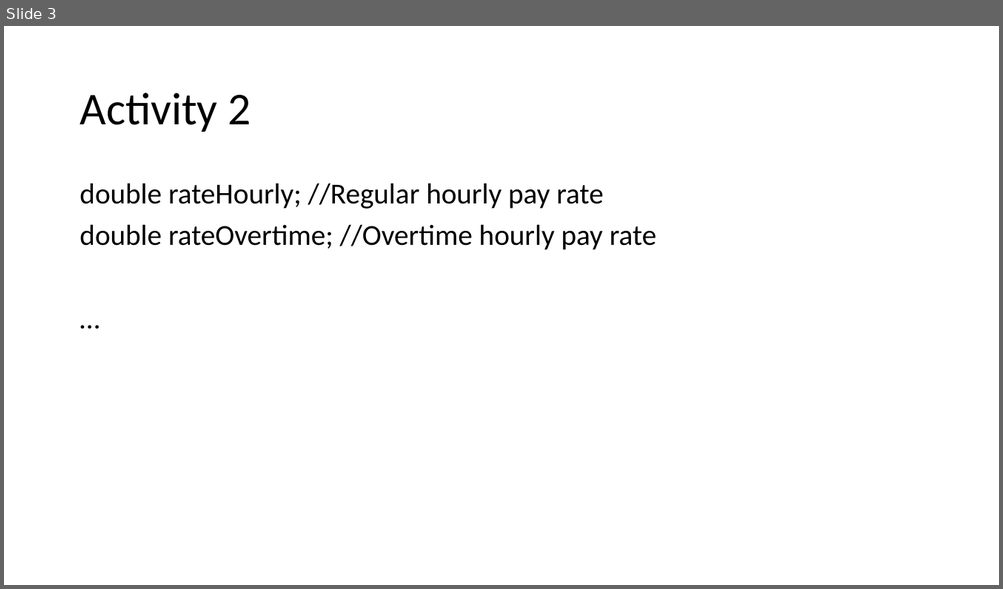
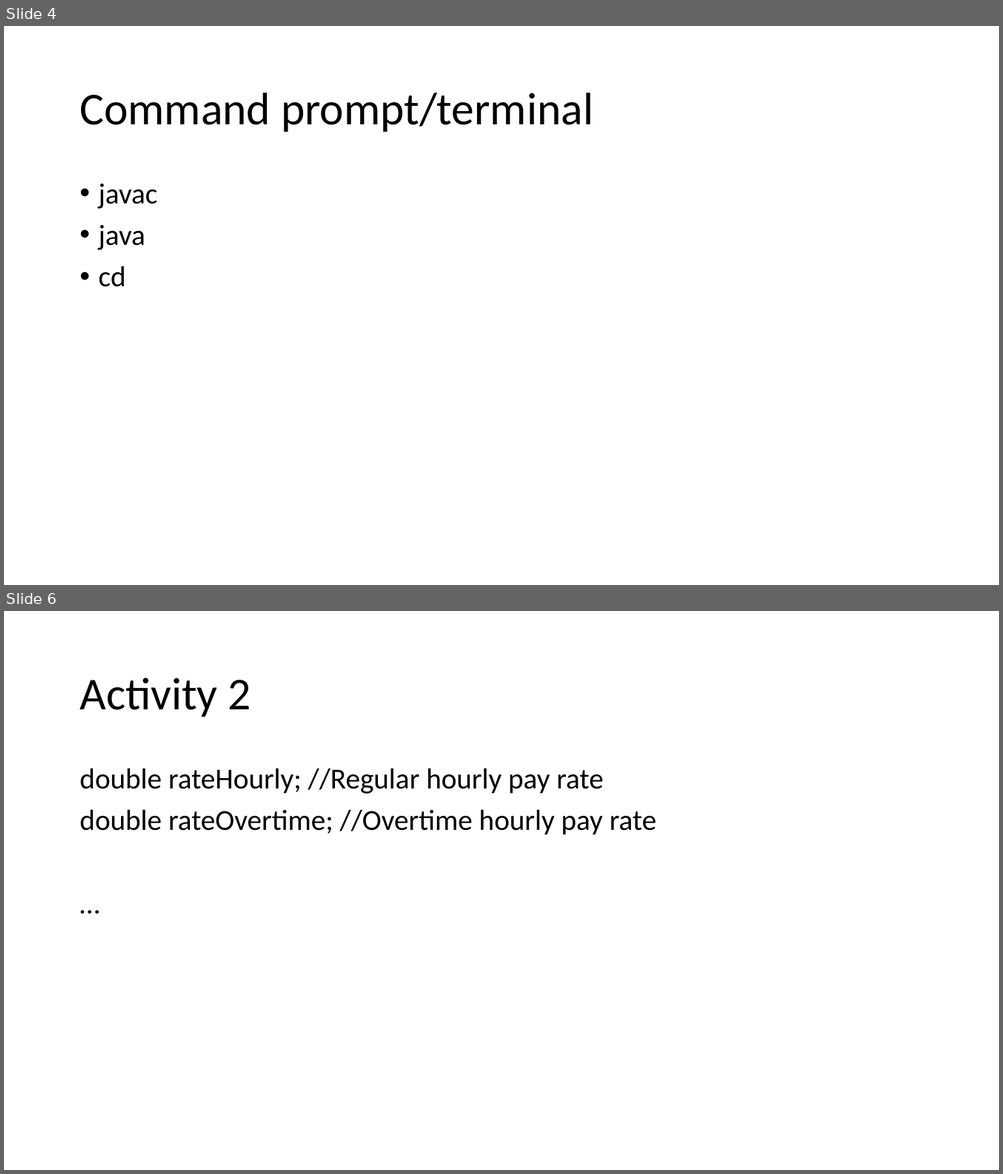
Before and after one commit to kingsman142/CS0007-UTA, a slide deck: Powerpoints/CS0007 Week 4.pptx. Shown one above the other, each under a label of ours: slide 3 before the commit, slides 4 and 6 after it; the slides between them are not shown. The pictures are 1003x589 and 1003x1174 pixels, drawn with LibreOffice and Linux fonts; fonts in the diff are those of the drawing. Boxes give left, top, right and bottom in pixels: in the first picture for what was removed or moved away, otherwise in the second. Text is boxed around its words. In the diff, an @@ line names an element or a change of style, - is before the commit and + after.

```diff
--- a/Powerpoints/CS0007 Week 4.pptx
+++ b/Powerpoints/CS0007 Week 4.pptx
@@ slide 4 added at <box>4,26,999,585</box>, background #FFFFFF @@
@@ title added at <box>79,93,593,132</box>, 44 pt, text #000000 @@
+Command prompt/terminal
@@ text added at <box>99,184,158,287</box>, 28 pt, text #000000 @@
+• javac
+• java
+• cd
@@ what was slide 3 is now slide 6 @@
```
Also in this commit, not shown: 2 slides changed, 3 other slides added.
